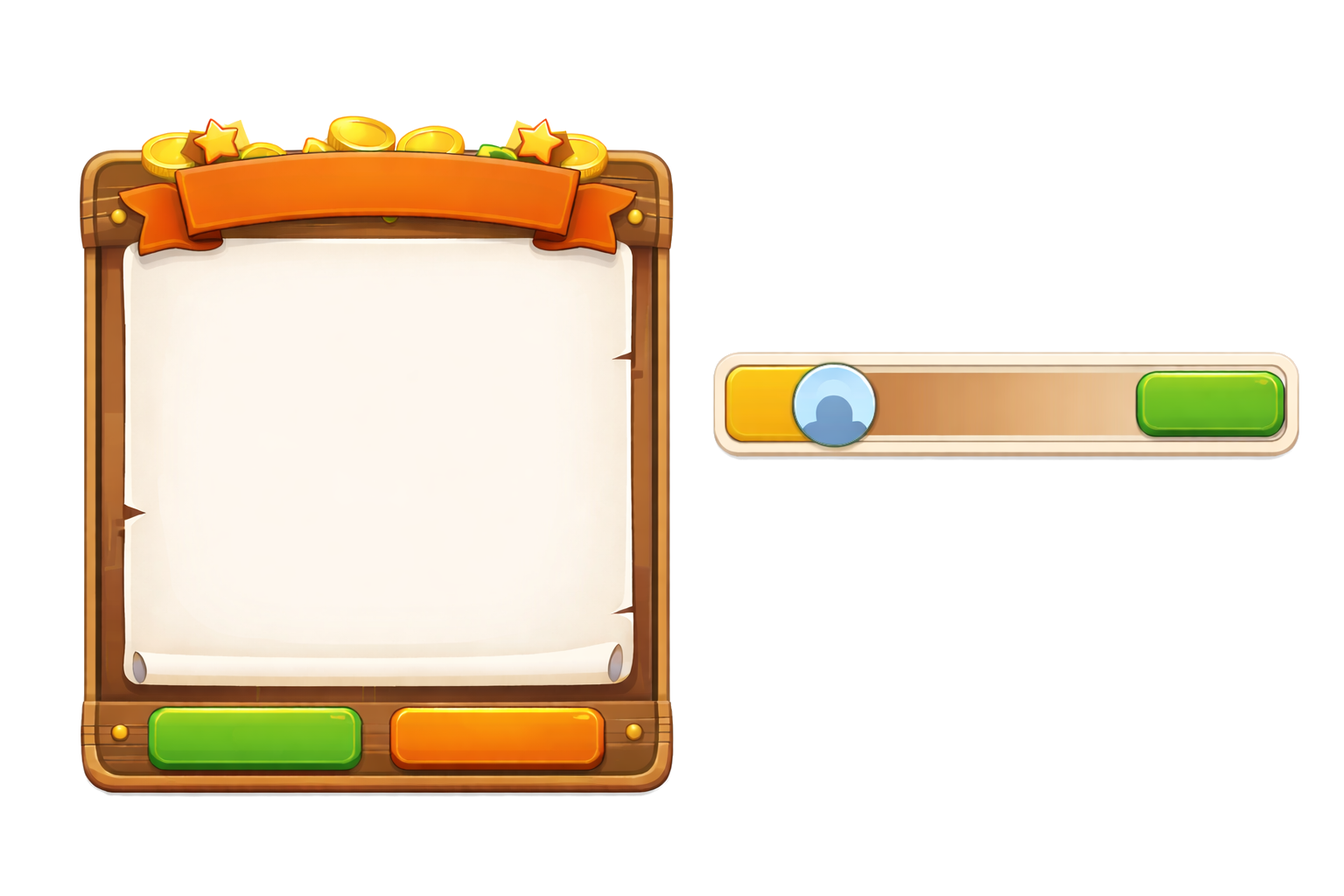
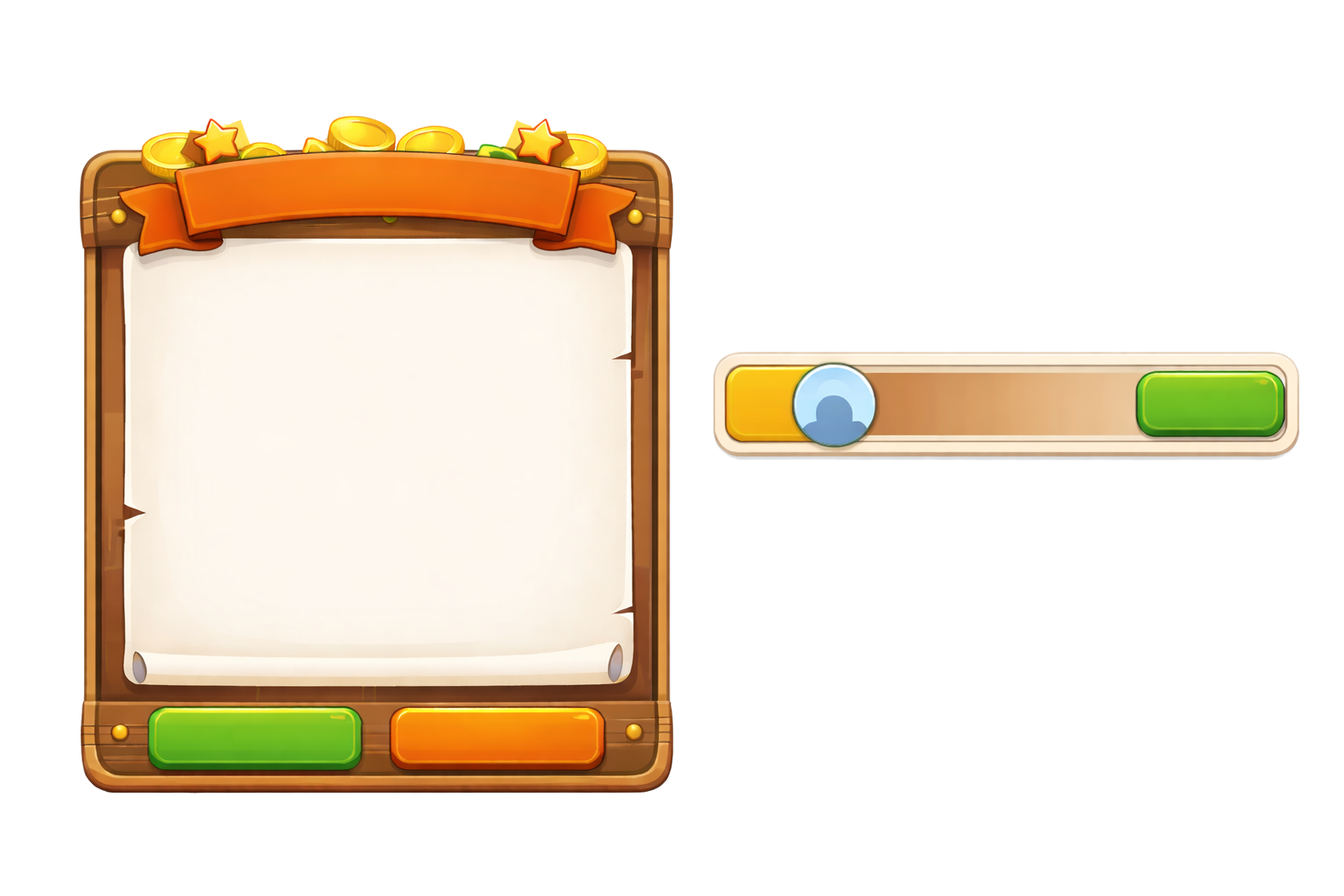
Before/after of a (1344, 896) layered artwork. What changed in the layer stack:
painted on "Leaderboard" over bbox(85, 776, 660, 797)
